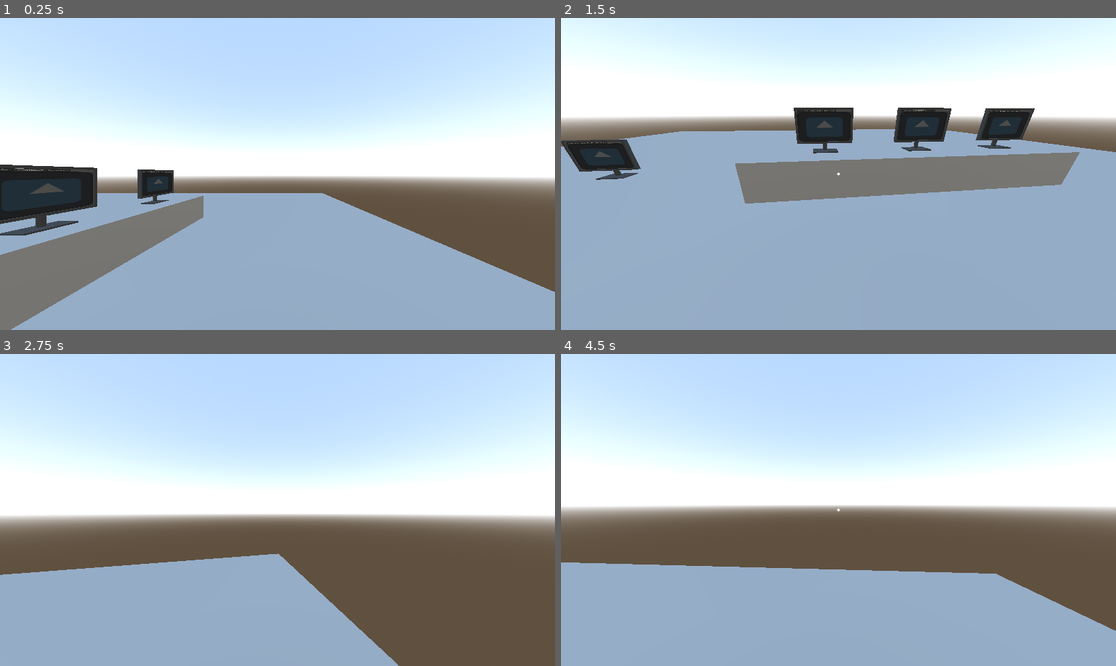
Above: before the commit, frames 1-4 (two rows, left to right).
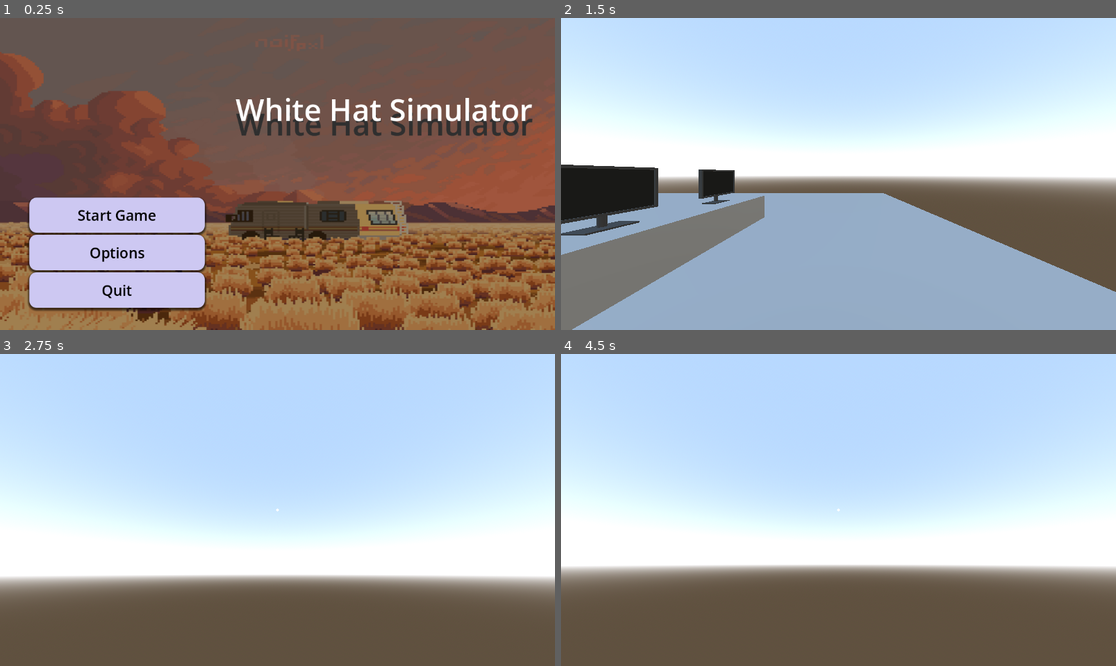
Above: after the commit, the same moments.

Repository: Joshua00013/WhiteHatSimulator
Game: Godot game, scene res://Main Menu/main_menu.tscn
Two runs of this game, one before a commit and one after it. Both use one fixed random seed, a clock stepped at 60 frames per second and the inputs below. Before the commit the project starts from res://Scenes/main.tscn. The engine's default icon, where the game draws it, is replaced by a stand-in: a white triangle on a blue panel in a dark square.
Inputs (mouse positions are in pixels of both pictures, inside the frame that each line leads up to):
- Up to frame 1 (0.25 s): no input
- Up to frame 2 (1.5 s): click (677, 252) at 0.5 s, where only the run after the commit has a clickable "Options"; click (677, 214) at 1.25 s, where only the run after the commit has a clickable "Start Game"
- Up to frame 3 (2.75 s): tap Enter (ui_accept) at 2 s; move the mouse to (305, 510) at 2.02 s; hold W (move_forward) from 2.03 s (still down); hold C (crouch) from 2.03 s (still down); tap Space (jump) at 2.27 s
- Up to frame 4 (4.5 s): keep holding W (move_forward); move the mouse to (810, 510) at 2.77 s; release C (crouch) at 2.78 s; tap E (interact) at 2.85 s; tap Space (jump) at 3.02 s; move the mouse to (849, 503) at 3.52 s; hold F 3.53-4.28 s; move the mouse to (832, 516) at 4.27 s; tap Q at 4.35 s

The runs differ from the first frame. In frame 1, 99% of the frame differs, in the area x 0-100%, y 0-100%; in frame 2, 65%; in frame 3, 60%; in frame 4, 71%.

Commit message:
Main Menu Main Scene

Diff:
--- a/Main Menu/main_menu.gd
+++ b/Main Menu/main_menu.gd
@@ -10,7 +10,7 @@
 	get_tree().change_scene_to_file("res://Scenes/main.tscn")
 
 func _on_settings_pressed():
-	pass # Replace with function body.
+	pass
 
 func _on_exit_pressed():
 	get_tree().quit()
--- a/project.godot
+++ b/project.godot
@@ -11,7 +11,7 @@
 [application]
 
 config/name="WhiteHatSimulator"
-run/main_scene="uid://bboey1mf24oe4"
+run/main_scene="uid://bw63rufk8of5w"
 config/features=PackedStringArray("4.4", "Forward Plus")
 config/icon="res://icon.svg"
 
